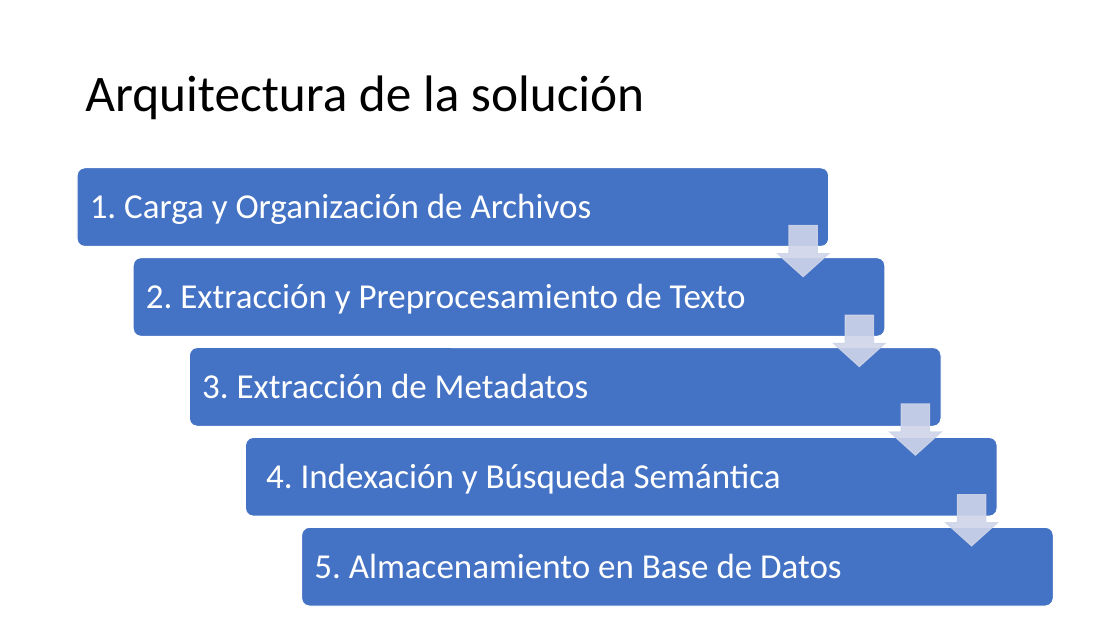
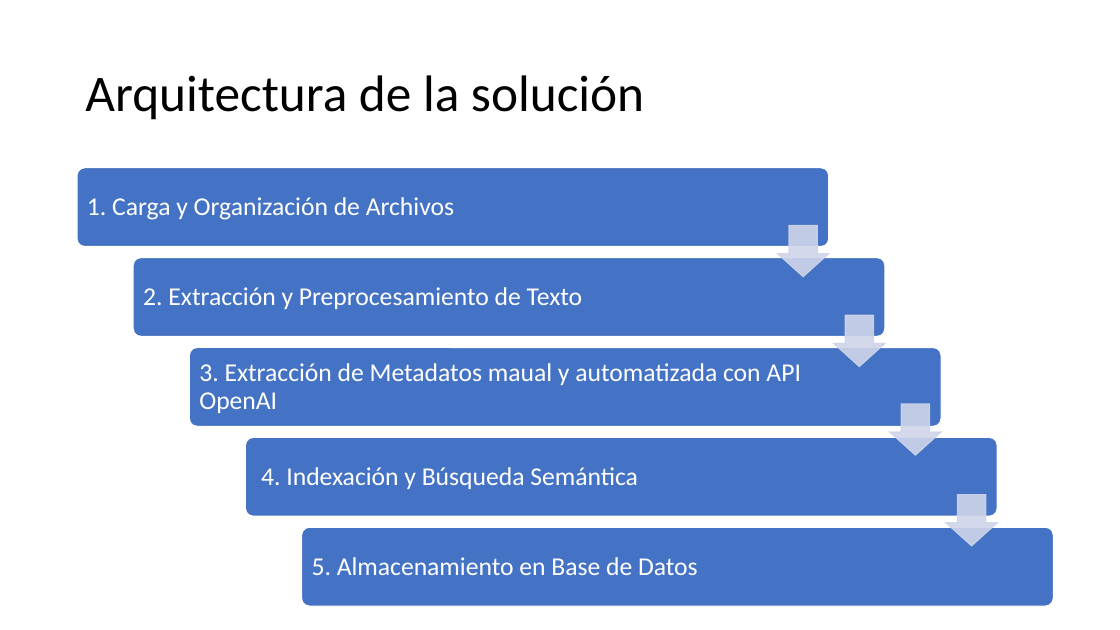
Before and after one commit to vmontaluisa/003_CONVERSION_OCR, a slide deck: slide 7 of 05_presentacion/Presentación.pptx. Drawn at 1120x630 pixels with LibreOffice and Linux fonts; fonts in the diff are those of the drawing. Boxes give left, top, right and bottom in pixels: in the first picture for what was removed or moved away, otherwise in the second. Text is boxed around its words. In the diff, an @@ line names an element or a change of style, - is before the commit and + after.

```diff
--- a/05_presentacion/Presentación.pptx
+++ b/05_presentacion/Presentación.pptx
@@ text at [199, 363, 800, 413]: text changed; size 30 to 22 pt @@
-3. Extracción de Metadatos
+3. Extracción de Metadatos maual y automatizada con API OpenAI
@@ size 30 to 22 pt; less space between paragraphs in 4 elements at [87, 197, 454, 220], [143, 287, 583, 309], [261, 467, 638, 489], [312, 557, 698, 575] @@
```
Also in this commit, not shown: 1 other slide changed, 1 other file.
